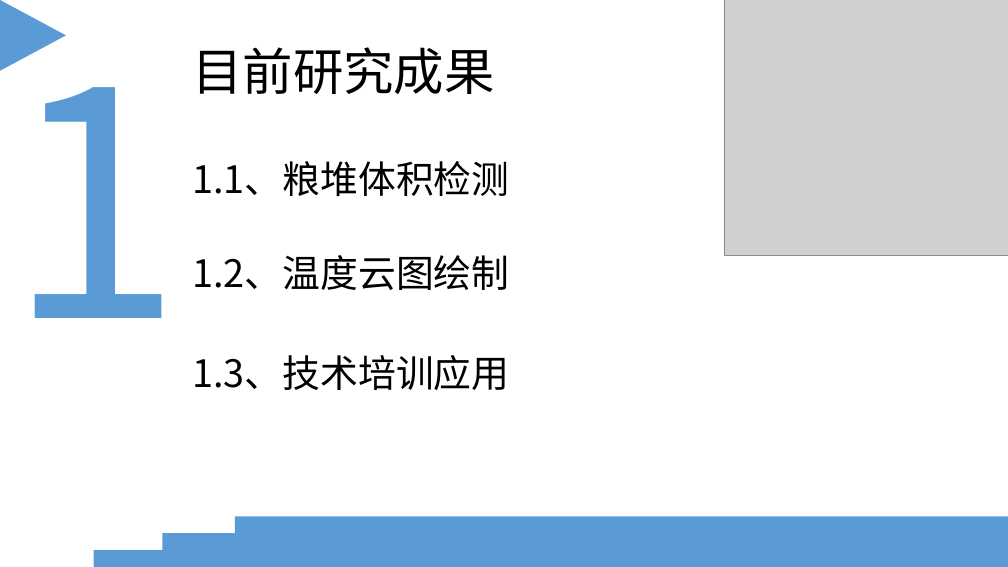
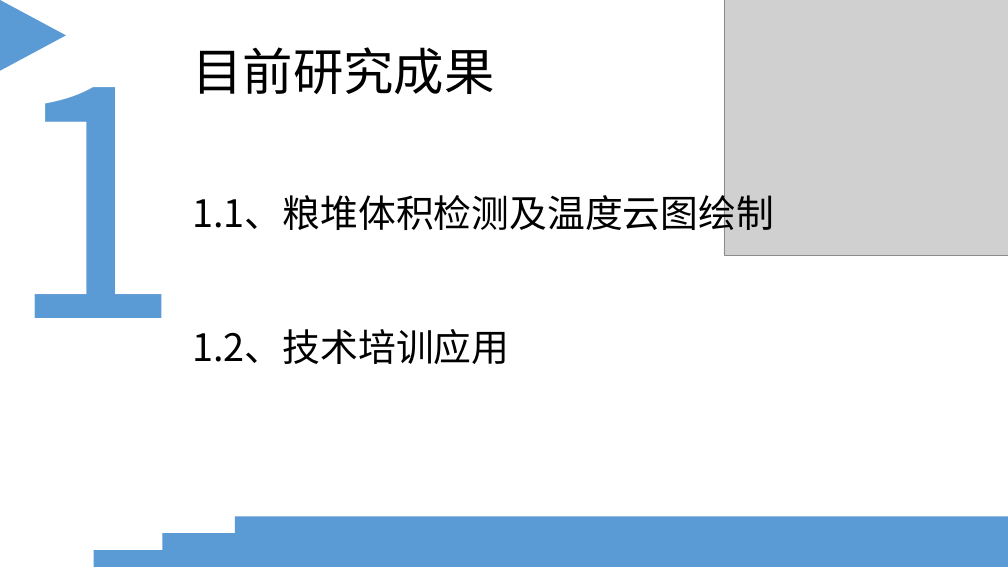
Before and after one commit to yangkaigithub/scada-task, a slide deck: slide 3 of 文档/毕设答辩.ppt. Drawn at 1008x567 pixels with LibreOffice and Linux fonts; fonts in the diff are those of the drawing; grey boxes stand for pictures. Boxes give left, top, right and bottom in pixels: in the first picture for what was removed or moved away, otherwise in the second. Text is boxed around its words. In the diff, an @@ line names an element or a change of style, - is before the commit and + after.

```diff
--- a/文档/毕设答辩.ppt
+++ b/文档/毕设答辩.ppt
@@ text at box(192, 188, 774, 237): text changed @@
-1.1、粮堆体积检测
+1.1、粮堆体积检测及温度云图绘制
@@ text removed at box(192, 255, 509, 290) @@
-1.2、温度云图绘制
@@ text at box(192, 329, 509, 364): text changed @@
-1.3、技术培训应用
+1.2、技术培训应用
```
Also in this commit, not shown: 1 other slide changed, 1 slide removed.
